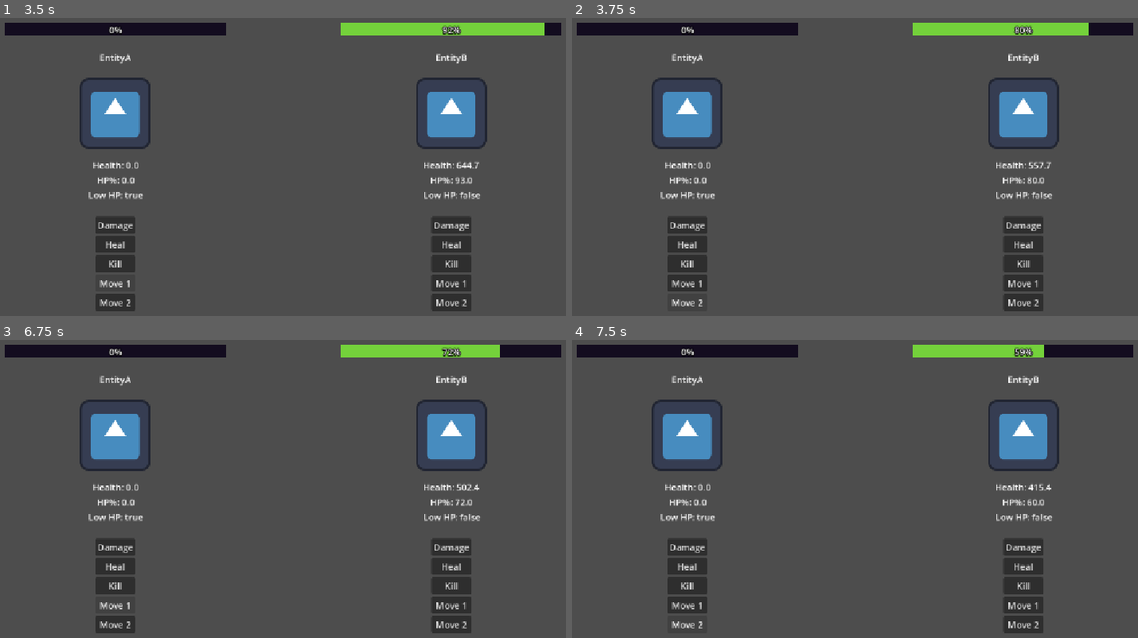
Above: before the commit, frames 1-4 (two rows, left to right).
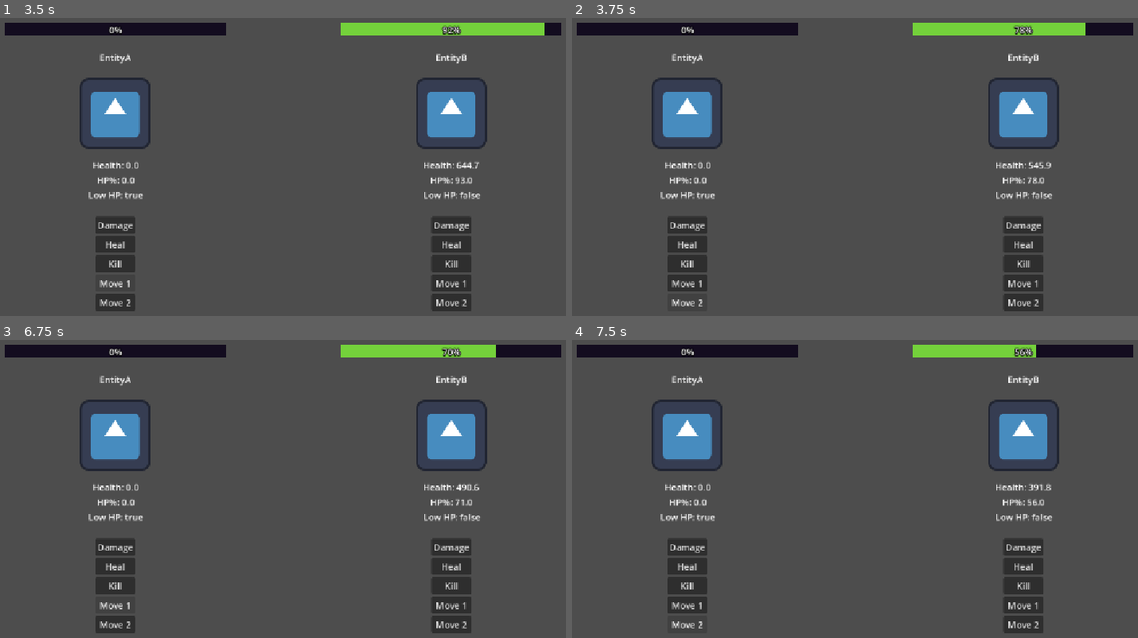
Above: after the commit, the same moments.

Repository: vexushi/vexushi-stats-system
Game: Godot game, scene res://debug/debug.tscn
Same seed, same stepped clock (60 frames per second), same inputs: the game is played once before the commit and once after it. The engine's default icon, where the game draws it, is replaced by a stand-in: a white triangle on a blue panel in a dark square.
Inputs:
- Up to frame 1 (3.5 s): click "Damage" at 0.5 s; click "Heal" at 1.25 s; click "Kill" at 2 s; click "Move 1" at 2.75 s
- Up to frame 2 (3.75 s): click "Move 2" at 3.5 s
- Up to frame 3 (6.75 s): click "Damage" at 4.25 s; click "Heal" at 5 s; click "Kill" at 5.75 s; click "Move 1" at 6.5 s
- Up to frame 4 (7.5 s): click "Move 2" at 7.25 s

Frame 1 is identical in both runs. In frame 2, 0.1% of the frame differs, in the area x 77-92%, y 1-56%; in frame 3, 0.1%; in frame 4, 0.1%, in the area x 78-85%, y 1-56%.

Commit message:
chore: changed weakness modifier calculation

Diff:
--- a/health/health_component.gd
+++ b/health/health_component.gd
@@ -80,7 +80,7 @@
 		modifier += IMMUNITY_CONSTANT * get_stats()["immunity"]
 		print("%s is resistant to %s!" % [get_parent().name, str(Stats.Type.find_key(type))])
 	if is_weak_to(type):
-		modifier = -(0.5 * damage)
+		modifier -= 0.75 * damage
 		print("%s is weak to %s!" % [get_parent().name, str(Stats.Type.find_key(type))])
 	#var modifier = DEFENSE_CONSTANT * stats.defense
 	#defense_penetration = clampf(defense_penetration, 0.0, 1.0)
